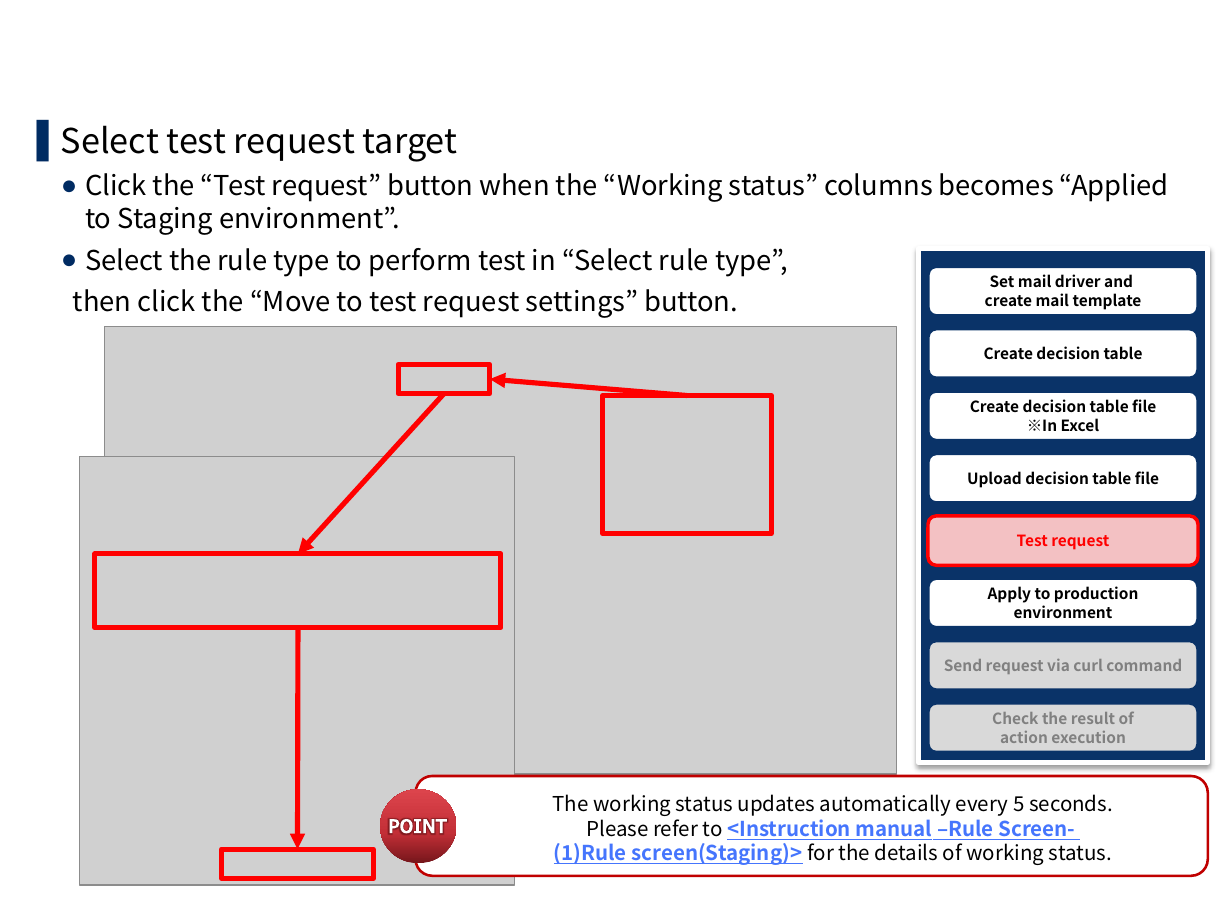
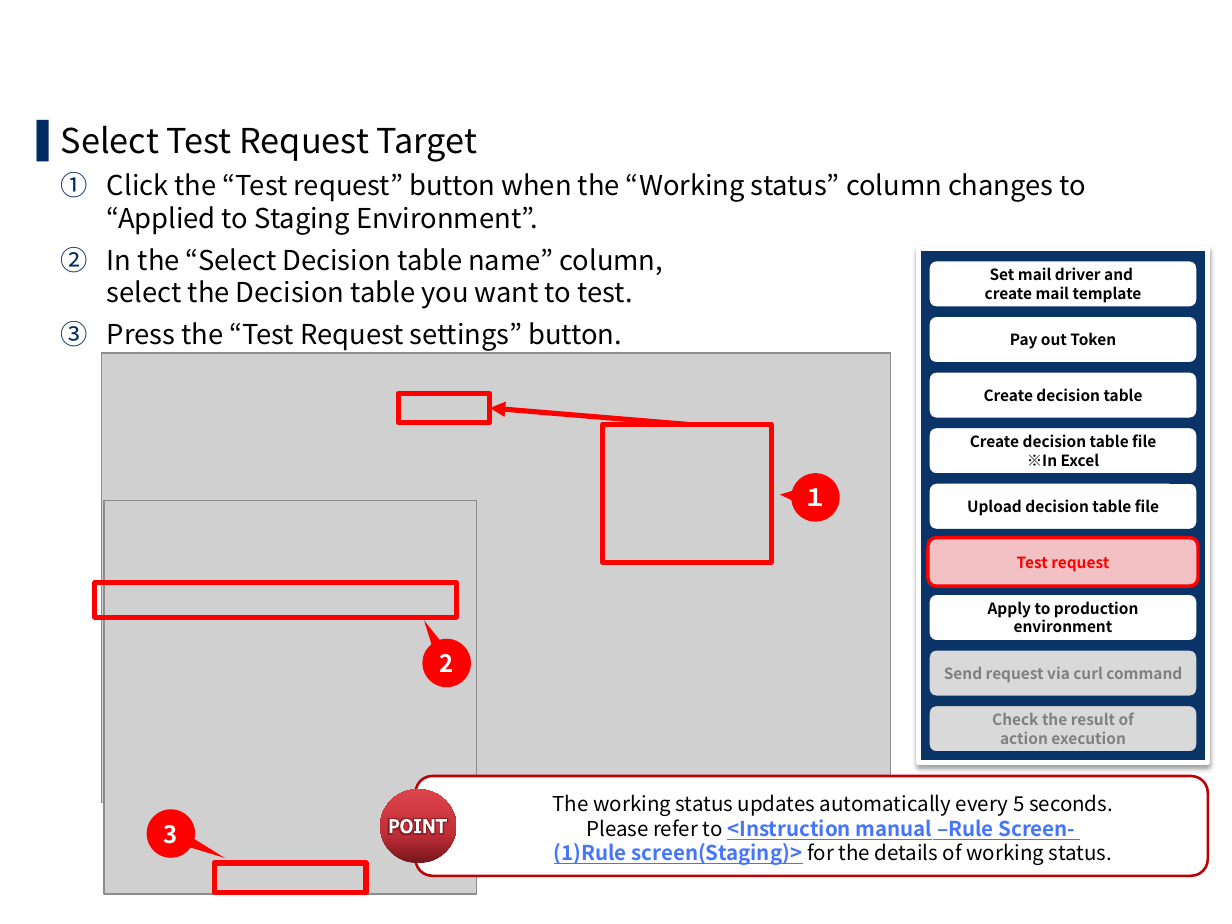
Before and after one commit to exastro-suite/oase-docs, a slide deck: slide 27 of asset/Learn/OASE-quickstart.pptx (slide 22 before the commit). Drawn at 1232x924 pixels with LibreOffice and Linux fonts; fonts in the diff are those of the drawing; grey boxes stand for pictures; background and template pictures are left out. Boxes give left, top, right and bottom in pixels: in the first picture for what was removed or moved away, otherwise in the second. Text is boxed around its words. In the diff, an @@ line names an element or a change of style, - is before the commit and + after.

```diff
--- a/asset/Learn/OASE-quickstart.pptx
+++ b/asset/Learn/OASE-quickstart.pptx
@@ text at box(61, 125, 1086, 351): text changed @@
-▌ Select test request target
-  ● Click the “Test request” button when the “Working status” columns becomes “Applied to Staging environment”.
-  ● Select the rule type to perform test in “Select rule type”,
-  then click the “Move to test request settings” button.
+▌ Select Test Request Target
+  1. Click the “Test request” button when the “Working status” column changes to “Applied to Staging Environment”.
+  2. In the “Select Decision table name” column,
+     select the Decision table you want to test.
+  3. Press the “Test Request settings” button.
@@ rounded rectangle "Set mail driver and": place and size @@
-rounded rectangle "Set mail driver and" at box(928, 266, 1198, 315)
+rounded rectangle "Set mail driver and" at box(928, 260, 1198, 308)
@@ title at box(61, 321, 88, 347): text changed @@
-3.5 Test request (1/2)
+3.5 Test request (1/3)
@@ rounded rectangle added at box(928, 315, 1198, 363), fill #FFFFFF, outline #0A3368 2 pt, 9 pt, text #000000, bold @@
+Pay out Token
@@ picture: place and size @@
-picture at box(105, 326, 897, 775)
+picture at box(102, 352, 891, 802)
@@ rounded rectangle "Create decision table": place and size @@
-rounded rectangle "Create decision table" at box(928, 329, 1198, 378)
+rounded rectangle "Create decision table" at box(928, 371, 1198, 419)
@@ arrow removed from (444, 394) to (298, 554) @@
@@ rounded rectangle "Create decision table file": place and size @@
-rounded rectangle "Create decision table file" at box(928, 391, 1198, 440)
+rounded rectangle "Create decision table file" at box(928, 426, 1198, 474)
@@ speech bubble added at box(791, 473, 839, 521), fill #FF0000, 14 pt, text #FFFFFF, bold @@
+１
@@ picture: place and size @@
-picture at box(80, 457, 515, 886)
+picture at box(103, 500, 476, 893)
@@ 2 rectangles, 1 arrow, 1 rounded rectangle: place and size @@
-2 rectangles, 1 arrow, 1 rounded rectangle at box(398, 365, 1198, 533)
+2 rectangles, 1 arrow, 1 rounded rectangle at box(398, 393, 1198, 562)
@@ rounded rectangle "Test request": place and size @@
-rounded rectangle "Test request" at box(928, 516, 1198, 565)
+rounded rectangle "Test request" at box(928, 537, 1198, 585)
@@ rectangle: place and size @@
-rectangle at box(95, 554, 501, 628)
+rectangle at box(95, 583, 456, 617)
@@ rounded rectangle "Apply to production": place and size @@
-rounded rectangle "Apply to production" at box(928, 578, 1198, 627)
+rounded rectangle "Apply to production" at box(928, 594, 1198, 642)
@@ arrow removed from (298, 627) to (297, 849) @@
@@ speech bubble added at box(423, 639, 471, 687), fill #FF0000, 14 pt, text #FFFFFF, bold @@
+2
@@ rounded rectangle "Send request via curl command": place and size @@
-rounded rectangle "Send request via curl command" at box(928, 641, 1198, 690)
+rounded rectangle "Send request via curl command" at box(928, 649, 1198, 697)
@@ speech bubble added at box(147, 809, 195, 857), fill #FF0000, 14 pt, text #FFFFFF, bold @@
+3
@@ rectangle: place and size @@
-rectangle at box(222, 849, 373, 878)
+rectangle at box(214, 862, 366, 892)
```
Also in this commit, not shown: 25 other slides changed, 8 slides added, 1 slide removed, 1 other file.
